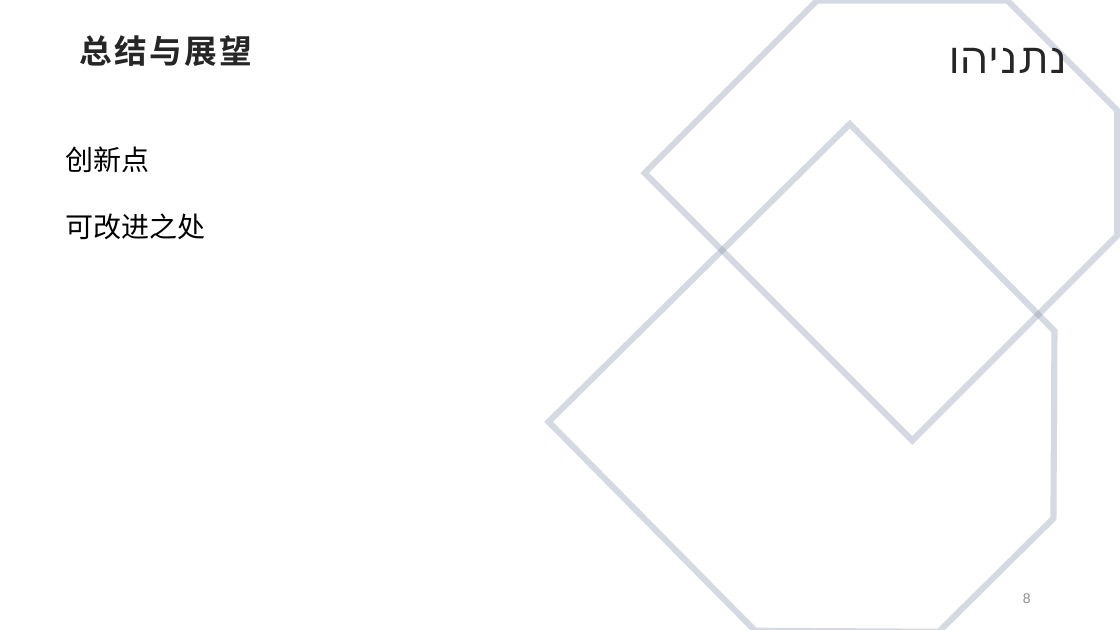
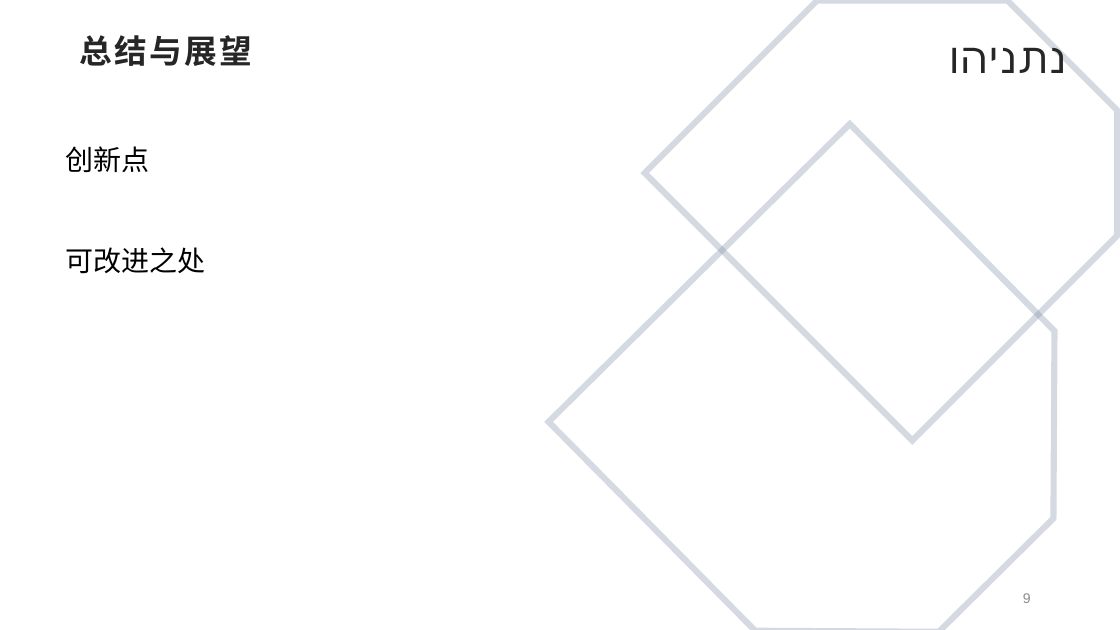
Before and after one commit to tobeatraceur/Linear-Control, a slide deck: slide 9 of ppt/ppt_6_12.pptx (slide 8 before the commit). Drawn at 1120x630 pixels with LibreOffice and Linux fonts; fonts in the diff are those of the drawing; background and template pictures are left out. Boxes give left, top, right and bottom in pixels: in the first picture for what was removed or moved away, otherwise in the second. Text is boxed around its words. In the diff, an @@ line names an element or a change of style, - is before the commit and + after.

```diff
--- a/ppt/ppt_6_12.pptx
+++ b/ppt/ppt_6_12.pptx
@@ text "创新点" rewrapped from box(65, 146, 205, 240) to box(65, 146, 205, 274) @@
```
Also in this commit, not shown: 3 other slides changed, 1 slide added.
